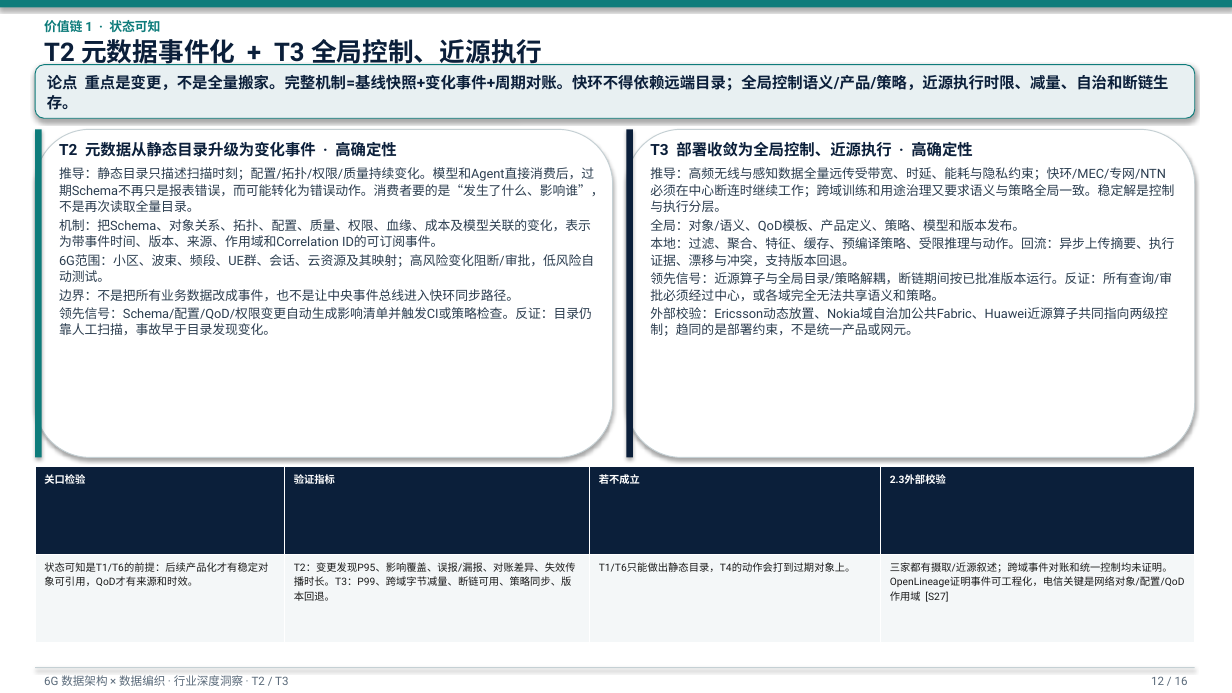
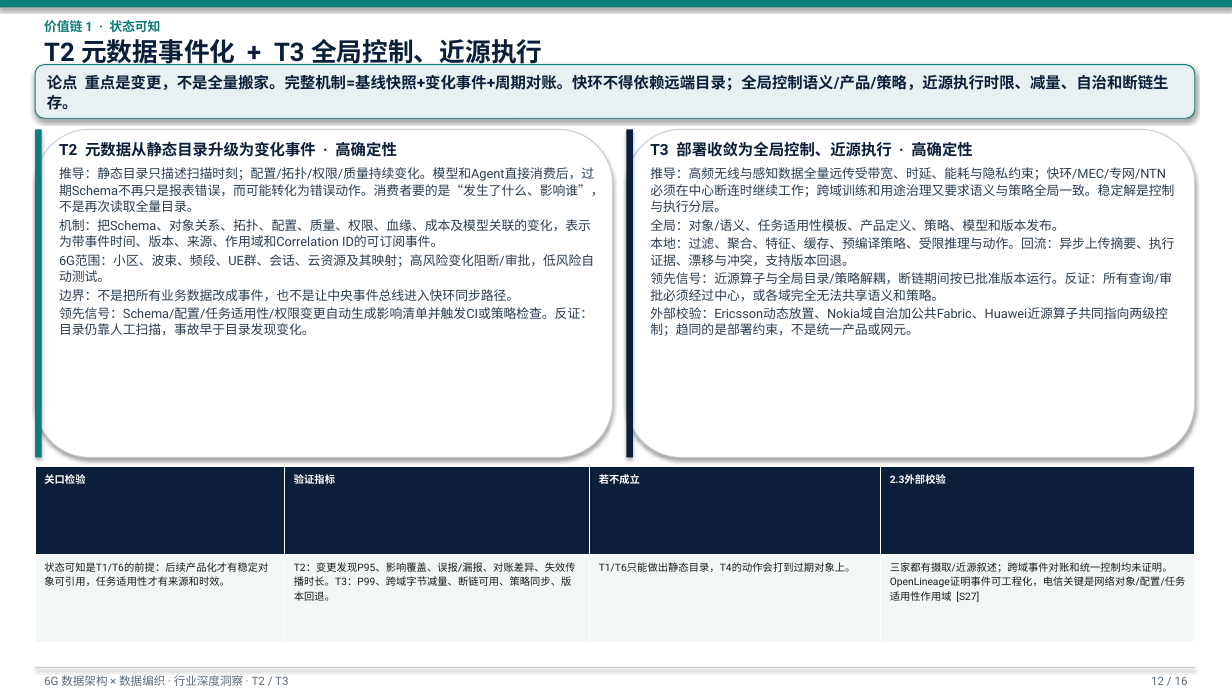
Before and after one commit to newmanxiang/6GDataPlane, a slide deck: slide 12 of reports/6g-data-fabric-sections-234-deck.pptx. Drawn at 1232x693 pixels with LibreOffice and Linux fonts; fonts in the diff are those of the drawing. Boxes give left, top, right and bottom in pixels: in the first picture for what was removed or moved away, otherwise in the second. Text is boxed around its words. In the diff, an @@ line names an element or a change of style, - is before the commit and + after.

```diff
--- a/reports/6g-data-fabric-sections-234-deck.pptx
+++ b/reports/6g-data-fabric-sections-234-deck.pptx
@@ text at bbox=[650, 219, 1064, 231]: text changed @@
-全局：对象/语义、QoD模板、产品定义、策略、模型和版本发布。
+全局：对象/语义、任务适用性模板、产品定义、策略、模型和版本发布。
@@ text at bbox=[59, 307, 593, 335]: text changed @@
-领先信号：Schema/配置/QoD/权限变更自动生成影响清单并触发CI或策略检查。反证：目录仍靠人工扫描，事故早于目录发现变化。
+领先信号：Schema/配置/任务适用性/权限变更自动生成影响清单并触发CI或策略检查。反证：目录仍靠人工扫描，事故早于目录发现变化。
@@ table at bbox=[35, 467, 1195, 642] @@
-row 2, column 1: 状态可知是T1/T6的前提：后续产品化才有稳定对象可引用，QoD才有来源和时效。
+row 2, column 1: 状态可知是T1/T6的前提：后续产品化才有稳定对象可引用，任务适用性才有来源和时效。
-row 2, column 4: 三家都有摄取/近源叙述；跨域事件对账和统一控制均未证明。OpenLineage证明事件可工程化，电信关键是网络对象/配置/QoD作用域 [S27]
+row 2, column 4: 三家都有摄取/近源叙述；跨域事件对账和统一控制均未证明。OpenLineage证明事件可工程化，电信关键是网络对象/配置/任务适用性作用域 [S27]
```
Also in this commit, not shown: 11 other slides changed, 3 other files.
